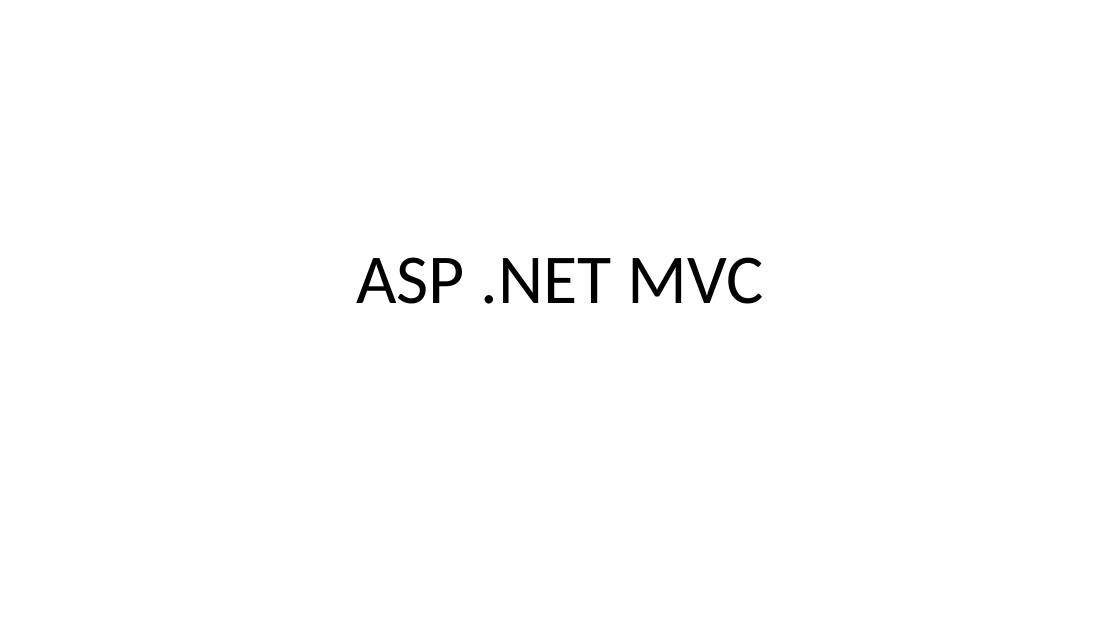
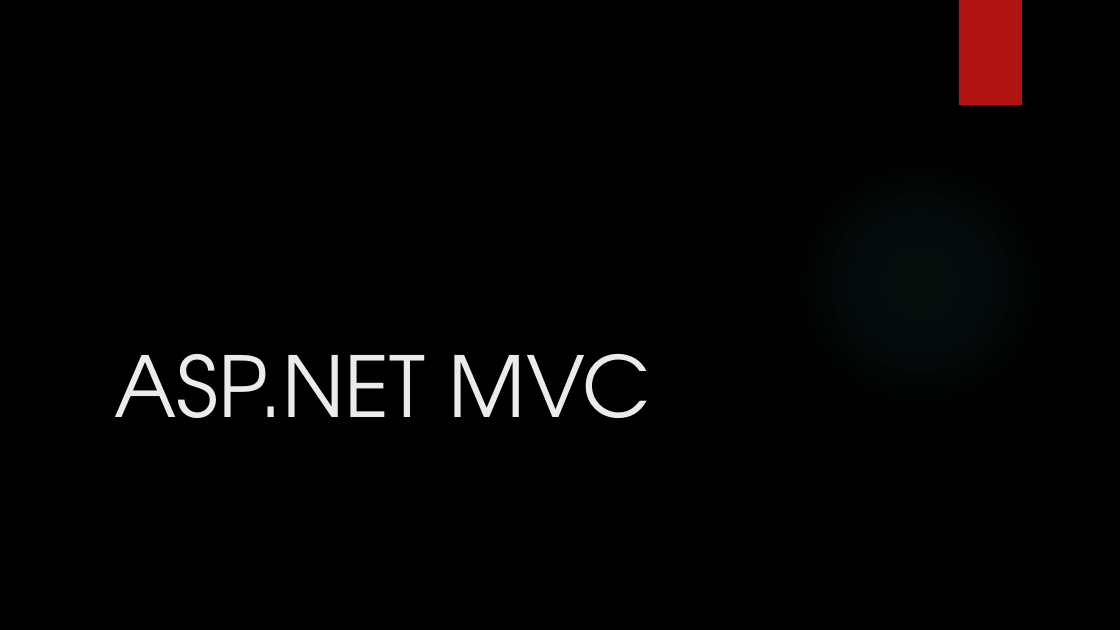
Before and after one commit to leolana/AspnetMvcLab, a slide deck: slide 1 of Presentation/AspNetMvc.pptx. Drawn at 1120x630 pixels with LibreOffice and Linux fonts; fonts in the diff are those of the drawing; background and template pictures are left out. Boxes give left, top, right and bottom in pixels: in the first picture for what was removed or moved away, otherwise in the second. Text is boxed around its words. In the diff, an @@ line names an element or a change of style, - is before the commit and + after.

```diff
--- a/Presentation/AspNetMvc.pptx
+++ b/Presentation/AspNetMvc.pptx
@@ background #FFFFFF to picture (left out) @@
@@ rectangle added at <box>959,0,1022,105</box>, fill #B01513 @@
@@ ellipse added at <box>791,154,1049,413</box>, fill gradient #50B9C1 @@
@@ title at <box>114,354,651,418</box>: text changed; size 60 to 72 pt; font Calibri to TeX Gyre Adventor; text colour #000000 to #EBEBEB @@
-ASP .NET MVC
+ASP.NET MVC
```
Also in this commit, not shown: 10 other slides changed, 12 slides added, 6 slides removed.
